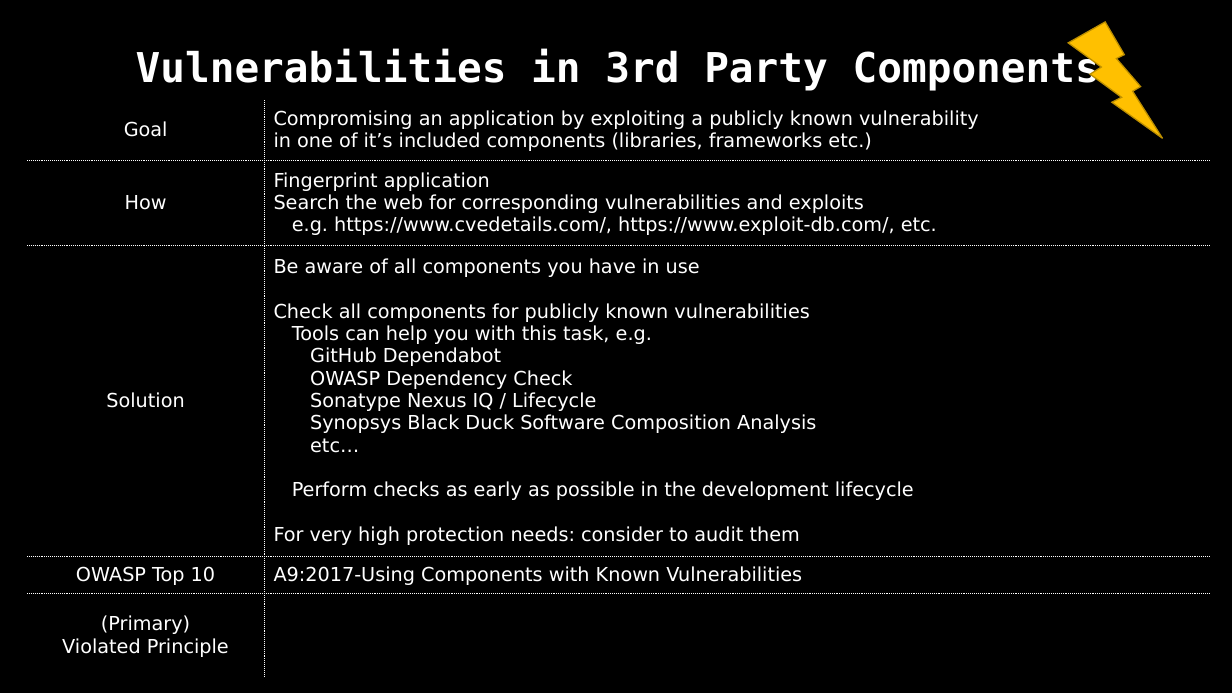
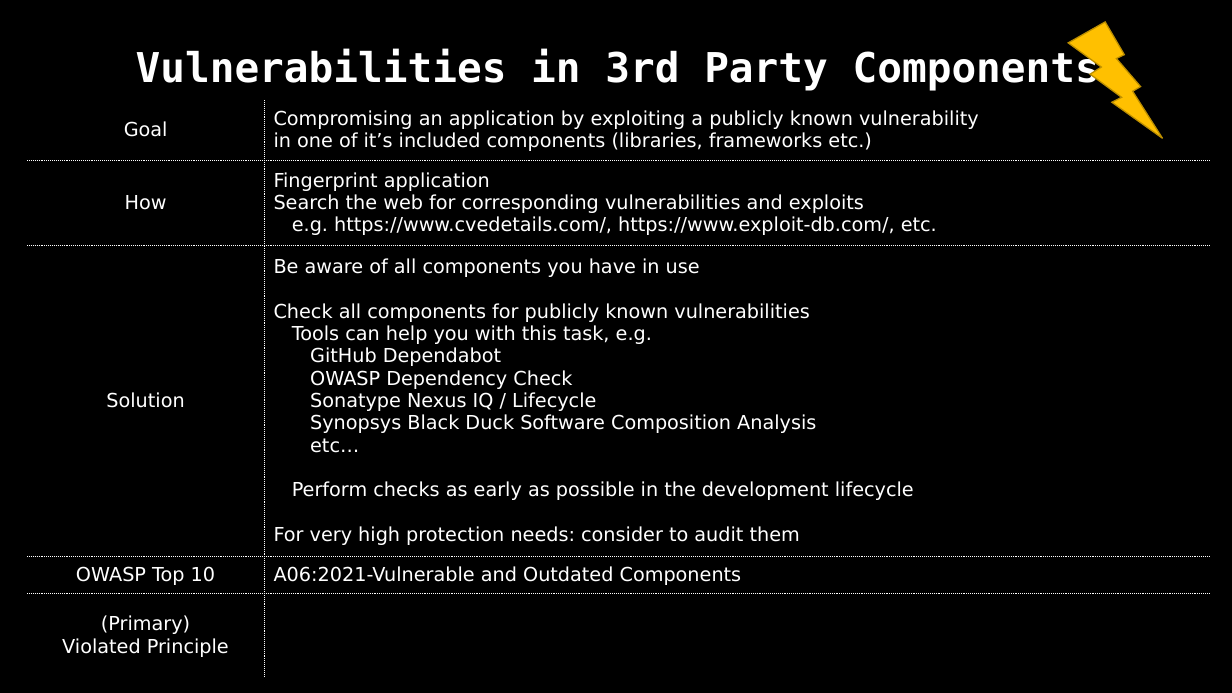
Before and after one commit to dschwarz91/websec-lecture, a slide deck: slide 38 of slides/8_General_Topics.pptx (slide 31 before the commit). Drawn at 1232x693 pixels with LibreOffice and Linux fonts; fonts in the diff are those of the drawing. Boxes give left, top, right and bottom in pixels: in the first picture for what was removed or moved away, otherwise in the second. Text is boxed around its words. In the diff, an @@ line names an element or a change of style, - is before the commit and + after.

```diff
--- a/slides/8_General_Topics.pptx
+++ b/slides/8_General_Topics.pptx
@@ table at <box>27,37,1210,684</box> @@
-row 5, column 2: A9:2017-Using Components with Known Vulnerabilities
+row 5, column 2: A06:2021-Vulnerable and Outdated Components
```
Also in this commit, not shown: 35 other slides changed, 37 slides added, 3 other files.
